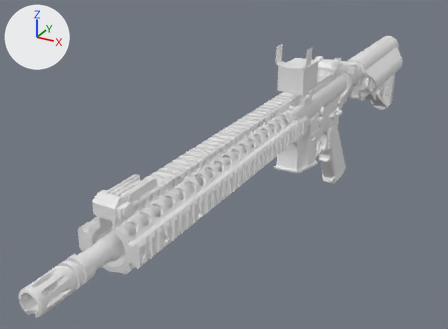
What one commit did to the OBJ model Models/Criminality/Crim m4/Cyan m4/New thing.obj.
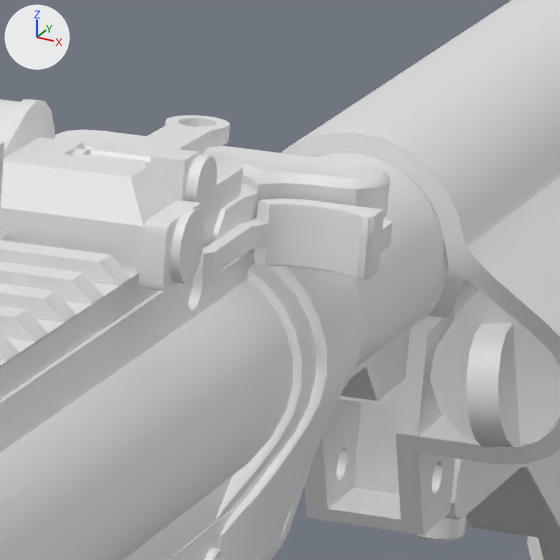
There are two pictures of each version: one whole from a 50 mm camera at (237.0, -581.0, 246.0) aimed at (-58.0, -45.0, -22.0), one close up on the part from 71% to 84% of the width and 14% to 31% of the height. Lighting does not change. The marker at upper left points along +X, +Y and +Z. The first two pictures are the older version. Where no turn or scale is listed for an object, it has been applied to the vertices. Vertices at exactly the same position are counted once.

In view in the first close-up: '105810456108218'.
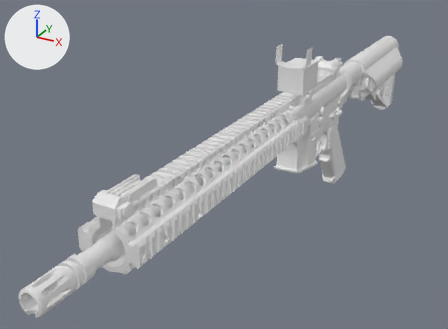
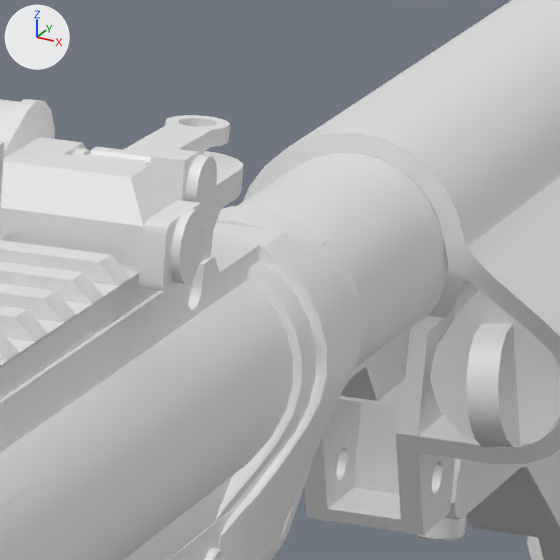
Edits to the bpy script that builds the scene:
```text
Change me_105810456108218:
    used by ob_105810456108218; location = (0.0, 0.0, 0.0)
    remove me_105810456108218.from_pydata(...)  # 21689 vertices, 42642 faces; spans x -32.0..32.0, y -380.0..377.0, z -103.0..105.0
    add me_105810456108218.from_pydata(...)  # 21248 vertices, 41804 faces; spans x -32.0..32.0, y -380.0..377.0, z -103.0..105.0
    me_105810456108218 part 1: the loose piece of 216 vertices spanning x -21.0..23.0, y 121.0..147.0, z 47.0..56.0 is deleted
    me_105810456108218 part 2: the loose piece of 136 vertices spanning x 4.0..24.0, y 114.0..141.0, z 46.0..54.0 is deleted
    other edits to the shape of me_105810456108218 do not show in these pictures
```

Location of each change, [x1, y1, x2, y2] in pixels of the close-ups (560 x 560 px):
part 1 of me_105810456108218, deleted
    before: [55, 130, 390, 257]
part 2 of me_105810456108218, deleted
    before: [194, 198, 393, 280]
